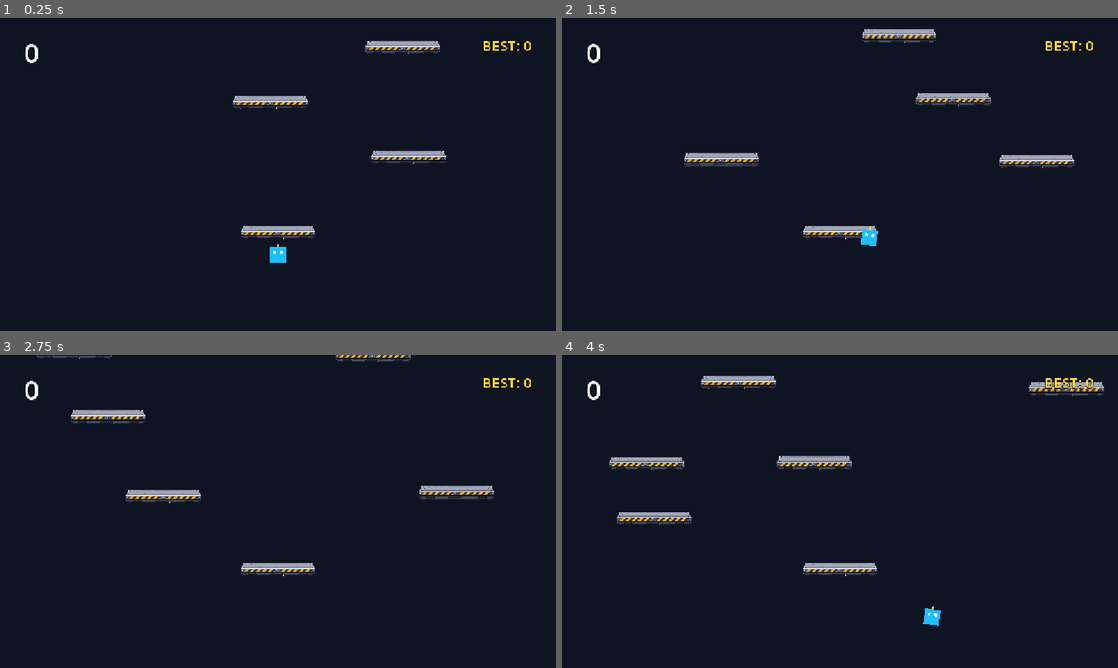
Above: before the commit, frames 1-4 (two rows, left to right).
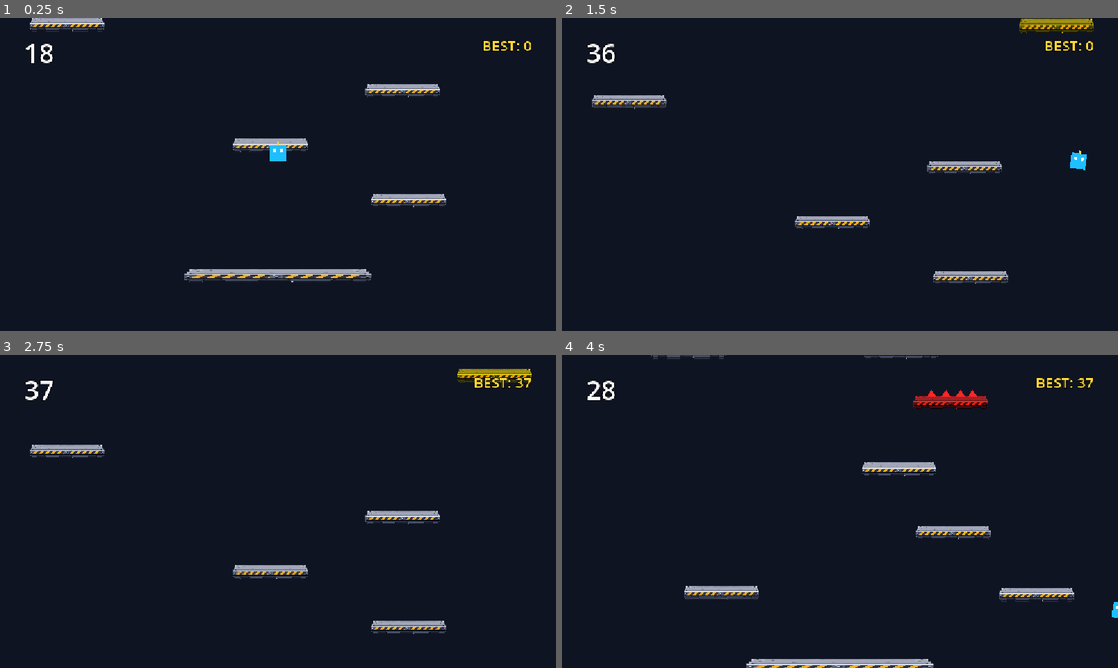
Above: after the commit, the same moments.

Repository: DevireddyNehal/Hopy
Game: Godot game, scene res://scenes/Main.tscn
Two runs of this game, one before a commit and one after it. Both use one fixed random seed, a clock stepped at 60 frames per second and the inputs below.
Inputs:
- Up to frame 1 (0.25 s): no input
- Up to frame 2 (1.5 s): tap Enter at 0.5 s; hold Right (ui_right) from 0.53 s (still down); tap Space (start_action) at 0.6, 1.35 s
- Up to frame 3 (2.75 s): release Right (ui_right) at 2.03 s; hold Left (ui_left) from 2.03 s (still down); tap Space (start_action) at 2.1 s
- Up to frame 4 (4 s): release Left (ui_left) at 2.78 s; hold Right (ui_right) from 2.78 s (still down); tap Space (start_action) at 2.85, 3.6 s

The runs differ from the first frame. In frame 1, 5.2% of the frame differs, in the area x 4-81%, y 0-85%; in frame 2, 5.1%; in frame 3, 4.3%; in frame 4, 6.8%, in the area x 4-100%, y 0-100%.

Commit message:
fix: launch robot upward on start and provide extra wide landing runway platform below

Diff:
--- a/scripts/main.gd
+++ b/scripts/main.gd
@@ -23,7 +23,7 @@
 	var center_y = screen_size.y / 2.0
 
 	camera.global_position = Vector2(center_x, center_y)
-	robot.global_position = Vector2(center_x, center_y + 120.0)
+	robot.global_position = Vector2(center_x, center_y + 80.0)
 	start_y = robot.global_position.y
 
 func _physics_process(_delta: float) -> void:
--- a/scripts/robot.gd
+++ b/scripts/robot.gd
@@ -18,6 +18,11 @@
 # Steering multiplier
 var steer_multiplier: float = 1.0
 var is_dead: bool = false
+
+func _ready() -> void:
+	# Launch upward on start/restart like classic Doodle Jump!
+	velocity.y = bounce_velocity
+	_play_squash_and_stretch()
 
 func _physics_process(delta: float) -> void:
 	if is_dead:
--- a/scripts/spawner.gd
+++ b/scripts/spawner.gd
@@ -42,10 +42,12 @@
 	var center_x = screen_size.x / 2.0
 	var center_y = screen_size.y / 2.0
 
-	highest_spawned_y = center_y + 120.0
+	highest_spawned_y = center_y + 180.0
 
-	# 1. Guaranteed first safe landing platform directly underneath the robot
-	_spawn_platform_at(Vector2(center_x, highest_spawned_y), PlatformScript.Type.NORMAL)
+	# 1. Guaranteed first safe landing platform directly underneath the robot (2.5x wide!)
+	var start_plat = _spawn_platform_at(Vector2(center_x, highest_spawned_y), PlatformScript.Type.NORMAL)
+	if start_plat:
+		start_plat.scale = Vector2(2.5, 1.0)
 
 	# 2. Pre-spawn an open, spacious trail of platforms climbing upward
 	for i in range(16):
@@ -97,12 +99,13 @@
 		chosen_type = specials[randi() % specials.size()]
 	return chosen_type
 
-func _spawn_platform_at(pos: Vector2, type: int) -> void:
+func _spawn_platform_at(pos: Vector2, type: int) -> StaticBody2D:
 	var plat = platform_scene.instantiate()
 	plat.global_position = pos
 	plat.platform_type = type
 	add_child(plat)
 	active_platforms.append(plat)
+	return plat
 
 func _cleanup_old_platforms(threshold_y: float) -> void:
 	var surviving: Array[StaticBody2D] = []
